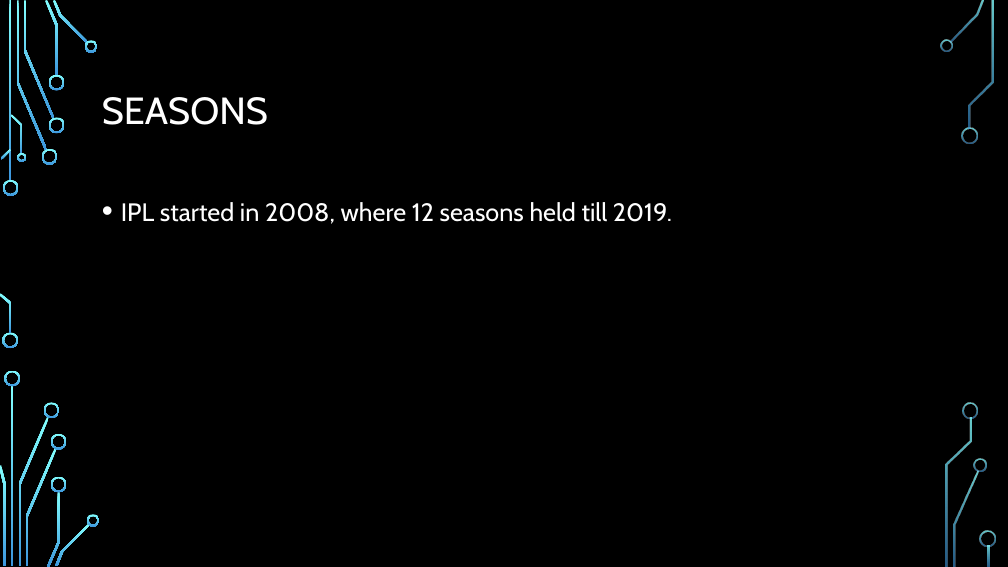
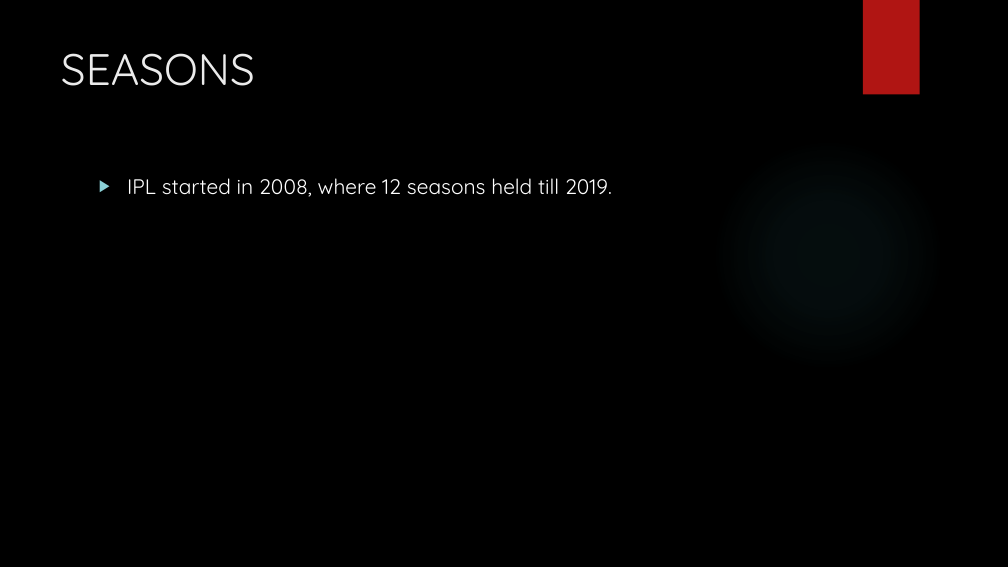
Before and after one commit to ksranjith786/python, a slide deck: slide 6 of insaid/Project/IPL/Presentation_EDA_IPL.pptx. Drawn at 1008x567 pixels with LibreOffice and Linux fonts; fonts in the diff are those of the drawing; background and template pictures are left out. Boxes give left, top, right and bottom in pixels: in the first picture for what was removed or moved away, otherwise in the second. Text is boxed around its words. In the diff, an @@ line names an element or a change of style, - is before the commit and + after.

```diff
--- a/insaid/Project/IPL/Presentation_EDA_IPL.pptx
+++ b/insaid/Project/IPL/Presentation_EDA_IPL.pptx
@@ rectangle added at (863,0,920,95), fill #B01513 @@
@@ title "SEASONS": place and size @@
-title "SEASONS" at (102,97,268,125)
+title "SEASONS" at (61,53,255,86)
@@ title "SEASONS" at (61,53,255,86): size 36 to 42 pt, font Cabin to Quicksand, text colour #FFFFFF to #EBEBEB; line spacing 0.9 to 1; vertical alignment middle to top @@
@@ text "IPL started in 2008, where ...": place and size @@
-text "IPL started in 2008, where ..." at (121,202,672,224)
+text "IPL started in 2008, where ..." at (127,178,612,197)
@@ text "IPL started in 2008, where ..." at (127,178,612,197): size 24 to 20 pt, font Cabin to Quicksand; bullet • to ▶; line spacing 1.2 to 1 @@
@@ group removed at (0,0,996,567): 33 freeform shapes, 3 rectangles @@
```
Also in this commit, not shown: 19 other slides changed, 1 slide added.
